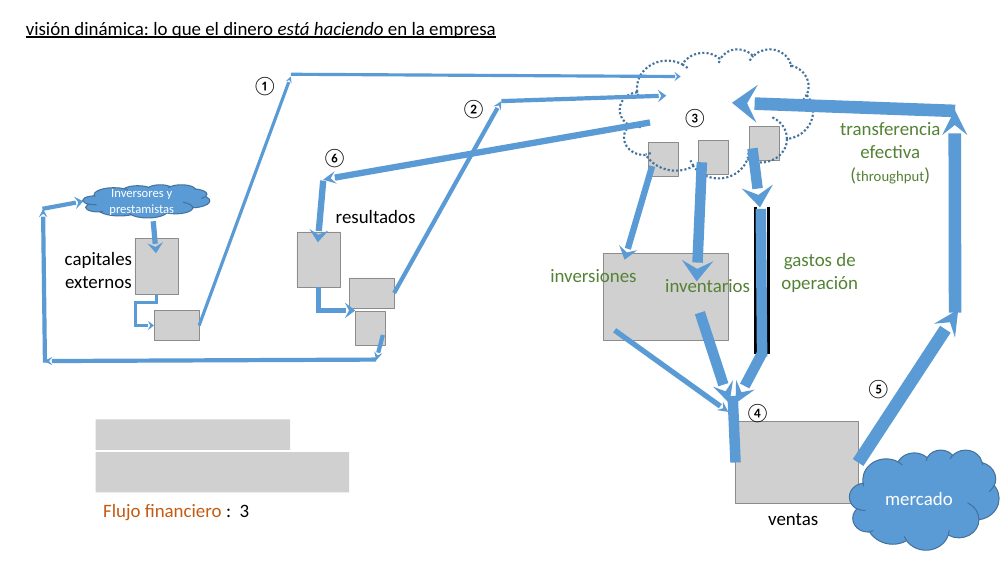
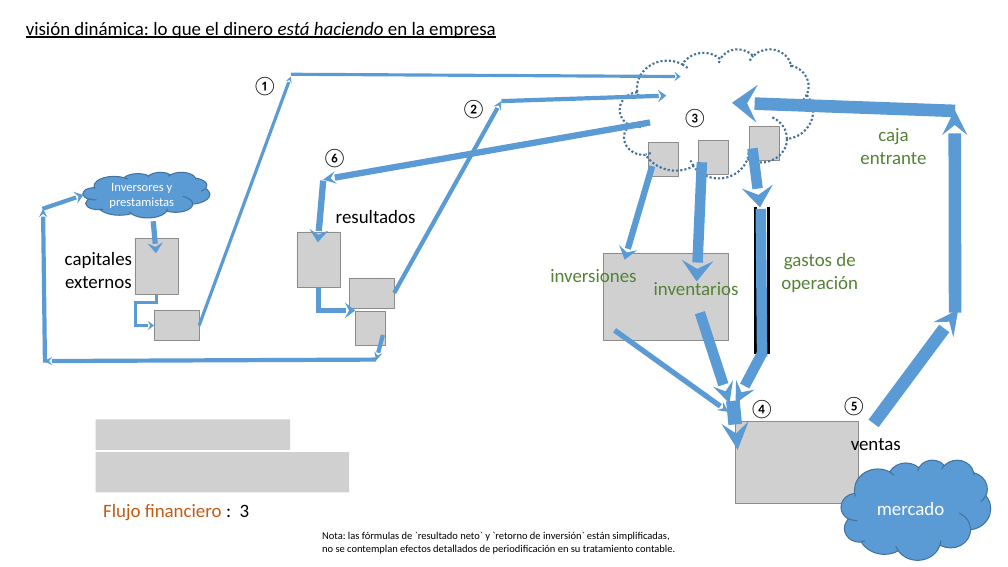
Before and after one commit to JuanMuruaOlalde/zz_temas_varios, a slide deck: slide 1 of Gestion-Empresa-Proyectos/esquema_basico_del_funcionamiento_economico_de_una_empresa.pptx. Drawn at 1008x567 pixels with LibreOffice and Linux fonts; fonts in the diff are those of the drawing; grey boxes stand for pictures. Boxes give left, top, right and bottom in pixels: in the first picture for what was removed or moved away, otherwise in the second. Text is boxed around its words. In the diff, an @@ line names an element or a change of style, - is before the commit and + after.

```diff
--- a/Gestion-Empresa-Proyectos/esquema_basico_del_funcionamiento_economico_de_una_empresa.pptx
+++ b/Gestion-Empresa-Proyectos/esquema_basico_del_funcionamiento_economico_de_una_empresa.pptx
@@ text at (860,128,926,164): text changed @@
-transferencia
-efectiva
-(throughput)
+caja entrante
@@ cloud "Inversores y prestamistas": place and size @@
-cloud "Inversores y prestamistas" at (83,185,210,218)
+cloud "Inversores y prestamistas" at (83,172,210,218)
@@ arrow moved from (42, 209) - (83, 201) to (42, 209) - (83, 195) @@
@@ text "inventarios": place and size @@
-text "inventarios" at (665,276,750,297)
+text "inventarios" at (654,279,739,300)
@@ arrow moved from (959, 310) - (858, 463) to (959, 310) - (874, 423) @@
@@ line moved from (733, 396) - (736, 463) to (733, 401) - (738, 450) @@
@@ line (733, 401) - (738, 450): line to arrow; stroke #5B9BD5 10 pt to #5B9BD5 13 pt @@
@@ text "④": place and size @@
-text "④" at (745,404,770,424)
+text "④" at (749,400,774,419)
@@ text "⑤": place and size @@
-text "⑤" at (866,380,891,399)
+text "⑤" at (841,397,866,416)
@@ text "ventas" rewrapped from (768,513,818,525) to (851,435,901,456) @@
@@ cloud "mercado": place and size @@
-cloud "mercado" at (850,450,1000,550)
+cloud "mercado" at (842,460,991,560)
@@ text added at (322,531,675,554), 10 pt, text #000000 @@
+Nota: las fórmulas de `resultado neto` y `retorno de inversión` están simplificadas, no se contemplan efectos detallados de periodificación en su tratamiento contable.
```
Also in this commit, not shown: 1 other file.
